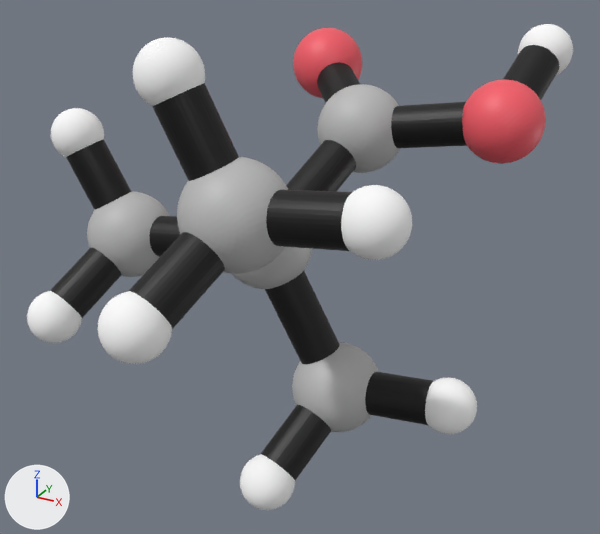
One commit to the glTF model Dimetilpropanoico.glb: the scene before it, then after it.
Both versions are drawn from a 50 mm lens placed at (3.77, -6.04, 5.07), pointed at (0.37, 0.14, 1.98). Arrows for +X, +Y and +Z are at lower left; the lights stay in place. The first picture is the older version. Where no turn or scale is listed for an object, it has been applied to the vertices.
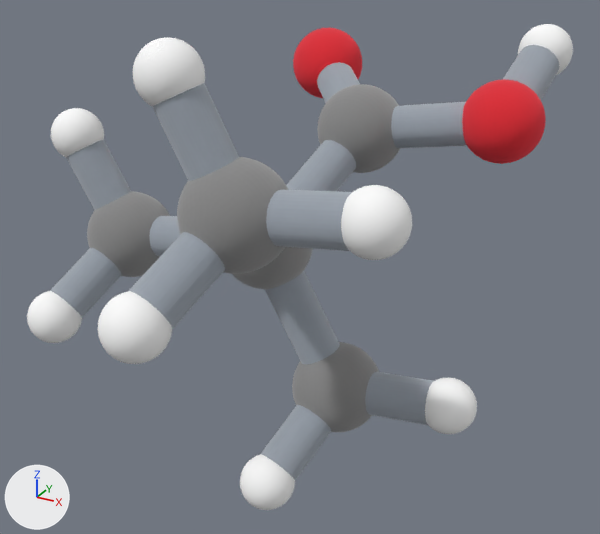
What differs and where, as boxes (x1, y1, x2, y2) in the pictures (600 x 534 px):
'Mesh_1', recoloured (darker)
    both: (177, 157, 288, 274)
'Mesh_14', recoloured (darker)
    both: (462, 79, 546, 164)
'Mesh_9', recoloured (darker)
    both: (292, 342, 379, 432)
'Mesh_13', recoloured (darker)
    both: (318, 84, 400, 173)
'Mesh_5', recoloured (darker)
    both: (87, 191, 170, 277)
'Mesh_16', recoloured (darker)
    both: (293, 28, 362, 98)
part 1 of me_mesh_17, recoloured (black to light grey)
    both: (50, 45, 559, 480)

What changed in the scene script:
```text
Add mat_enlaces:
    mat_enlaces = bpy.data.materials.new('enlaces')
    mat_enlaces.use_nodes = True; mat_enlaces.node_tree.nodes.clear()
    _N = mat_enlaces.node_tree.nodes; _L = mat_enlaces.node_tree.links
    n0 = _N.new('ShaderNodeBsdfPrincipled'); n0.name = 'Principled BSDF'
    n0.inputs[1].default_value = 1.0  # 'Metallic'
    n0.inputs[2].default_value = 1.0  # 'Roughness'
    n1 = _N.new('ShaderNodeOutputMaterial'); n1.name = 'Material Output'
    n2 = _N.new('ShaderNodeVertexColor'); n2.name = 'Color Attribute'
    _L.new(n0.outputs[0], n1.inputs[0])  # 'BSDF' to 'Surface'
    _L.new(n2.outputs[0], n0.inputs[0])  # 'Color' to 'Base Color'
Add mat_atom_o2:
    mat_atom_o2 = bpy.data.materials.new('atom_O2')
    mat_atom_o2.use_nodes = True; mat_atom_o2.node_tree.nodes.clear()
    _N = mat_atom_o2.node_tree.nodes; _L = mat_atom_o2.node_tree.links
    n0 = _N.new('ShaderNodeBsdfPrincipled'); n0.name = 'Principled BSDF'
    n0.inputs[1].default_value = 1.0  # 'Metallic'
    n0.inputs[2].default_value = 1.0  # 'Roughness'
    n1 = _N.new('ShaderNodeOutputMaterial'); n1.name = 'Material Output'
    n2 = _N.new('ShaderNodeVertexColor'); n2.name = 'Color Attribute'
    _L.new(n0.outputs[0], n1.inputs[0])  # 'BSDF' to 'Surface'
    _L.new(n2.outputs[0], n0.inputs[0])  # 'Color' to 'Base Color'
Add mat_atom_o1:
    mat_atom_o1 = bpy.data.materials.new('atom_O1')
    mat_atom_o1.use_nodes = True; mat_atom_o1.node_tree.nodes.clear()
    _N = mat_atom_o1.node_tree.nodes; _L = mat_atom_o1.node_tree.links
    n0 = _N.new('ShaderNodeBsdfPrincipled'); n0.name = 'Principled BSDF'
    n0.inputs[1].default_value = 1.0  # 'Metallic'
    n0.inputs[2].default_value = 1.0  # 'Roughness'
    n1 = _N.new('ShaderNodeOutputMaterial'); n1.name = 'Material Output'
    n2 = _N.new('ShaderNodeVertexColor'); n2.name = 'Color Attribute'
    _L.new(n0.outputs[0], n1.inputs[0])  # 'BSDF' to 'Surface'
    _L.new(n2.outputs[0], n0.inputs[0])  # 'Color' to 'Base Color'
Add mat_atom_c5:
    mat_atom_c5 = bpy.data.materials.new('atom_C5')
    mat_atom_c5.use_nodes = True; mat_atom_c5.node_tree.nodes.clear()
    _N = mat_atom_c5.node_tree.nodes; _L = mat_atom_c5.node_tree.links
    n0 = _N.new('ShaderNodeBsdfPrincipled'); n0.name = 'Principled BSDF'
    n0.inputs[1].default_value = 1.0  # 'Metallic'
    n0.inputs[2].default_value = 1.0  # 'Roughness'
    n1 = _N.new('ShaderNodeOutputMaterial'); n1.name = 'Material Output'
    n2 = _N.new('ShaderNodeVertexColor'); n2.name = 'Color Attribute'
    _L.new(n0.outputs[0], n1.inputs[0])  # 'BSDF' to 'Surface'
    _L.new(n2.outputs[0], n0.inputs[0])  # 'Color' to 'Base Color'
Add mat_atom_c4:
    mat_atom_c4 = bpy.data.materials.new('atom_C4')
    mat_atom_c4.use_nodes = True; mat_atom_c4.node_tree.nodes.clear()
    _N = mat_atom_c4.node_tree.nodes; _L = mat_atom_c4.node_tree.links
    n0 = _N.new('ShaderNodeBsdfPrincipled'); n0.name = 'Principled BSDF'
    n0.inputs[1].default_value = 1.0  # 'Metallic'
    n0.inputs[2].default_value = 1.0  # 'Roughness'
    n1 = _N.new('ShaderNodeOutputMaterial'); n1.name = 'Material Output'
    n2 = _N.new('ShaderNodeVertexColor'); n2.name = 'Color Attribute'
    _L.new(n0.outputs[0], n1.inputs[0])  # 'BSDF' to 'Surface'
    _L.new(n2.outputs[0], n0.inputs[0])  # 'Color' to 'Base Color'
Add mat_atom_c3:
    mat_atom_c3 = bpy.data.materials.new('atom_C3')
    mat_atom_c3.use_nodes = True; mat_atom_c3.node_tree.nodes.clear()
    _N = mat_atom_c3.node_tree.nodes; _L = mat_atom_c3.node_tree.links
    n0 = _N.new('ShaderNodeBsdfPrincipled'); n0.name = 'Principled BSDF'
    n0.inputs[1].default_value = 1.0  # 'Metallic'
    n0.inputs[2].default_value = 1.0  # 'Roughness'
    n1 = _N.new('ShaderNodeOutputMaterial'); n1.name = 'Material Output'
    n2 = _N.new('ShaderNodeVertexColor'); n2.name = 'Color Attribute'
    _L.new(n0.outputs[0], n1.inputs[0])  # 'BSDF' to 'Surface'
    _L.new(n2.outputs[0], n0.inputs[0])  # 'Color' to 'Base Color'
Add mat_atom_c2:
    mat_atom_c2 = bpy.data.materials.new('atom_C2')
    mat_atom_c2.use_nodes = True; mat_atom_c2.node_tree.nodes.clear()
    _N = mat_atom_c2.node_tree.nodes; _L = mat_atom_c2.node_tree.links
    n0 = _N.new('ShaderNodeBsdfPrincipled'); n0.name = 'Principled BSDF'
    n0.inputs[1].default_value = 1.0  # 'Metallic'
    n0.inputs[2].default_value = 1.0  # 'Roughness'
    n1 = _N.new('ShaderNodeOutputMaterial'); n1.name = 'Material Output'
    n2 = _N.new('ShaderNodeVertexColor'); n2.name = 'Color Attribute'
    _L.new(n0.outputs[0], n1.inputs[0])  # 'BSDF' to 'Surface'
    _L.new(n2.outputs[0], n0.inputs[0])  # 'Color' to 'Base Color'
Change me_mesh_1:
    where me_mesh_1.from_pydata(...)  # 1002 vertices, 2000 faces; spans x 0.194..1.043, y -1.691..-0.841, z 0.447..1.296
    remove me_mesh_1.materials.append(mat_defaultmaterial_001)
    add me_mesh_1.materials.append(mat_atom_c2)
Change me_mesh_5:
    where me_mesh_5.from_pydata(...)  # 1002 vertices, 2000 faces; spans x -1.836..-0.987, y -0.513..0.337, z -0.488..0.361
    remove me_mesh_5.materials.append(mat_defaultmaterial_002)
    add me_mesh_5.materials.append(mat_atom_c3)
Change me_mesh_9:
    where me_mesh_9.from_pydata(...)  # 1002 vertices, 2000 faces; spans x 0.384..1.233, y -0.342..0.508, z -1.683..-0.834
    remove me_mesh_9.materials.append(mat_defaultmaterial_003)
    add me_mesh_9.materials.append(mat_atom_c4)
Change me_mesh_13:
    where me_mesh_13.from_pydata(...)  # 1002 vertices, 2000 faces; spans x 0.033..0.882, y 0.803..1.653, z 0.512..1.361
    remove me_mesh_13.materials.append(mat_defaultmaterial_004)
    add me_mesh_13.materials.append(mat_atom_c5)
Change me_mesh_14:
    where me_mesh_14.from_pydata(...)  # 1002 vertices, 2000 faces; spans x 1.422..2.171, y 0.982..1.732, z 0.763..1.512
    remove me_mesh_14.materials.append(mat_defaultmaterial_005)
    add me_mesh_14.materials.append(mat_atom_o1)
Change me_mesh_16:
    where me_mesh_16.from_pydata(...)  # 1002 vertices, 2000 faces; spans x -0.696..0.043, y 1.662..2.402, z 1.006..1.745
    remove me_mesh_16.materials.append(mat_defaultmaterial_006)
    add me_mesh_16.materials.append(mat_atom_o2)
Change me_mesh_17:
    where me_mesh_17.from_pydata(...)  # 2695 vertices, 5386 faces; spans x -2.1..2.12, y -2.28..2.27, z -2.03..1.94
    remove me_mesh_17.materials.append(mat_defaultmaterial_007)
    me_mesh_17 part 1: 5386 faces centred in x -2.1..2.11, y -2.26..2.27, z -2.02..1.94 are repainted in the vertex colours; the middle colour goes from black #000000 to light grey #cad0d7
    add me_mesh_17.materials.append(mat_enlaces)
```
